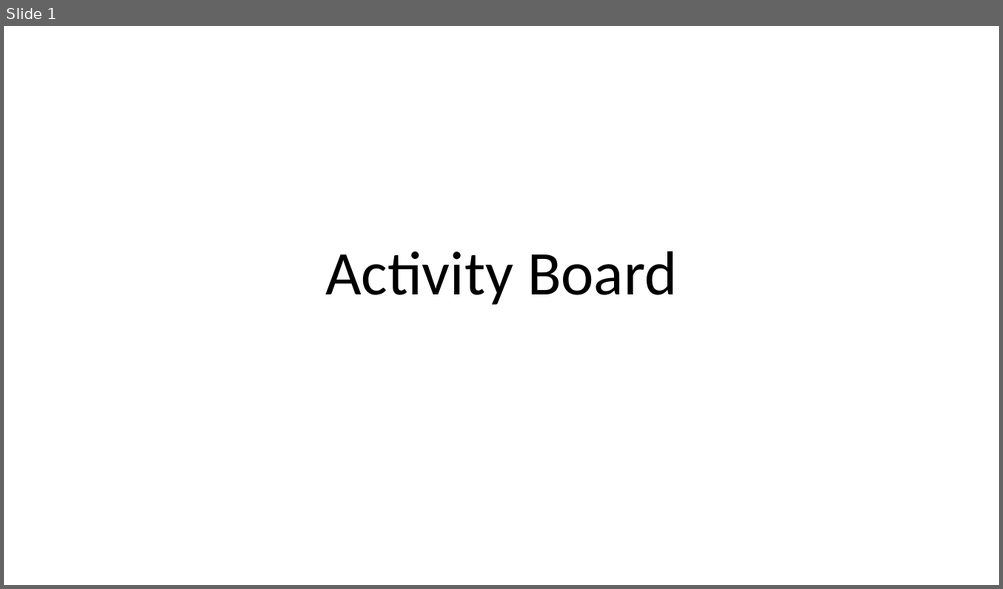
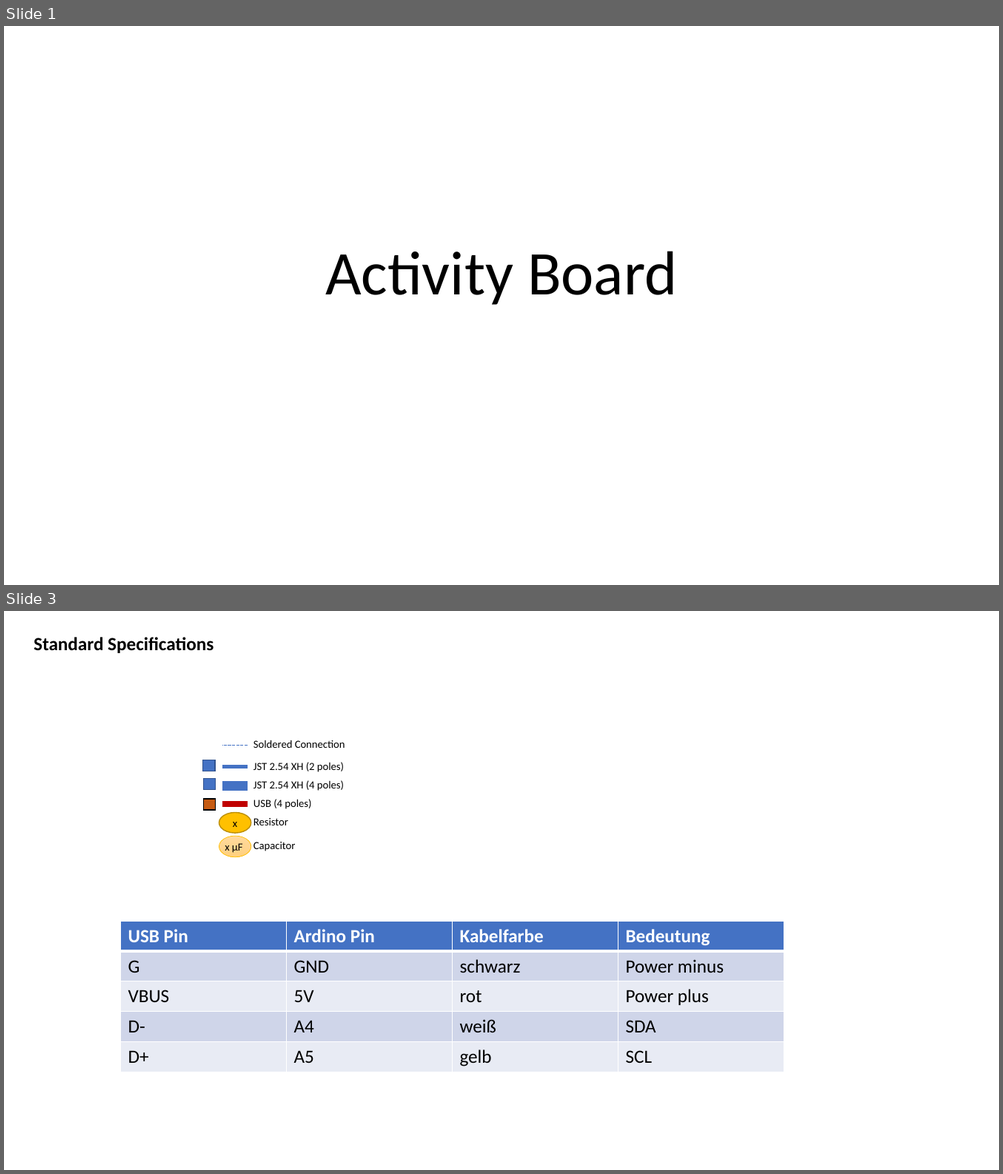
Before and after one commit to jeskes/activityboard, a slide deck: Activityboard.pptx. Shown one above the other, each under a label of ours: slide 1 before the commit, slides 1 and 3 after it; the slides between them are not shown. The pictures are 1003x589 and 1003x1174 pixels, drawn with LibreOffice and Linux fonts; fonts in the diff are those of the drawing. Boxes give left, top, right and bottom in pixels: in the first picture for what was removed or moved away, otherwise in the second. Text is boxed around its words. In the diff, an @@ line names an element or a change of style, - is before the commit and + after.

```diff
--- a/Activityboard.pptx
+++ b/Activityboard.pptx
@@ slide 3 added at bbox=[4, 611, 999, 1170], background #FFFFFF @@
@@ title added at bbox=[34, 637, 213, 653], 18 pt, text #000000, bold @@
+Standard Specifications
@@ text added at bbox=[253, 740, 345, 748], 10.5 pt, text #000000 @@
+Soldered Connection
@@ rectangle added at bbox=[202, 760, 214, 772], fill #4472C4, outline #325491 1 pt @@
@@ line added from (247, 745) to (222, 745), #4472C4 1 pt dashed @@
@@ text added at bbox=[253, 762, 344, 772], 10.5 pt, text #000000 @@
+JST 2.54 XH (2 poles)
@@ rectangle added at bbox=[203, 779, 215, 790], fill #4472C4, outline #325491 1 pt @@
@@ line added from (247, 767) to (222, 767), #4472C4 3.5 pt @@
@@ line added from (247, 786) to (222, 786), #4472C4 9.5 pt @@
@@ text added at bbox=[253, 780, 344, 791], 10.5 pt, text #000000 @@
+JST 2.54 XH (4 poles)
@@ rectangle added at bbox=[203, 799, 215, 810], fill #C55A11, outline #000000 1 pt @@
@@ line added from (247, 804) to (222, 804), #C00000 5.75 pt @@
@@ text added at bbox=[253, 799, 311, 809], 10.5 pt, text #000000 @@
+USB (4 poles)
@@ ellipse added at bbox=[219, 812, 251, 832], fill #FFC000, outline #BD8E00 1 pt, 10.5 pt, text #000000 @@
+x
@@ text added at bbox=[253, 818, 288, 826], 10.5 pt, text #000000 @@
+Resistor
@@ ellipse added at bbox=[219, 836, 251, 857], fill gradient #FFDB9E to #FFD590 to #FFD07C, outline #FFC000 0.5 pt, 10.5 pt, text #000000 @@
+x µF
@@ text added at bbox=[253, 842, 295, 851], 10.5 pt, text #000000 @@
+Capacitor
@@ table added at bbox=[120, 921, 783, 1073], 5 rows, 4 columns @@
+USB Pin | Ardino Pin | Kabelfarbe | Bedeutung
+G | GND | schwarz | Power minus
+VBUS | 5V | rot | Power plus
+D- | A4 | weiß | SDA
+D+ | A5 | gelb | SCL
```
Also in this commit, not shown: 8 slides changed, 9 other slides added, 58 other files.
